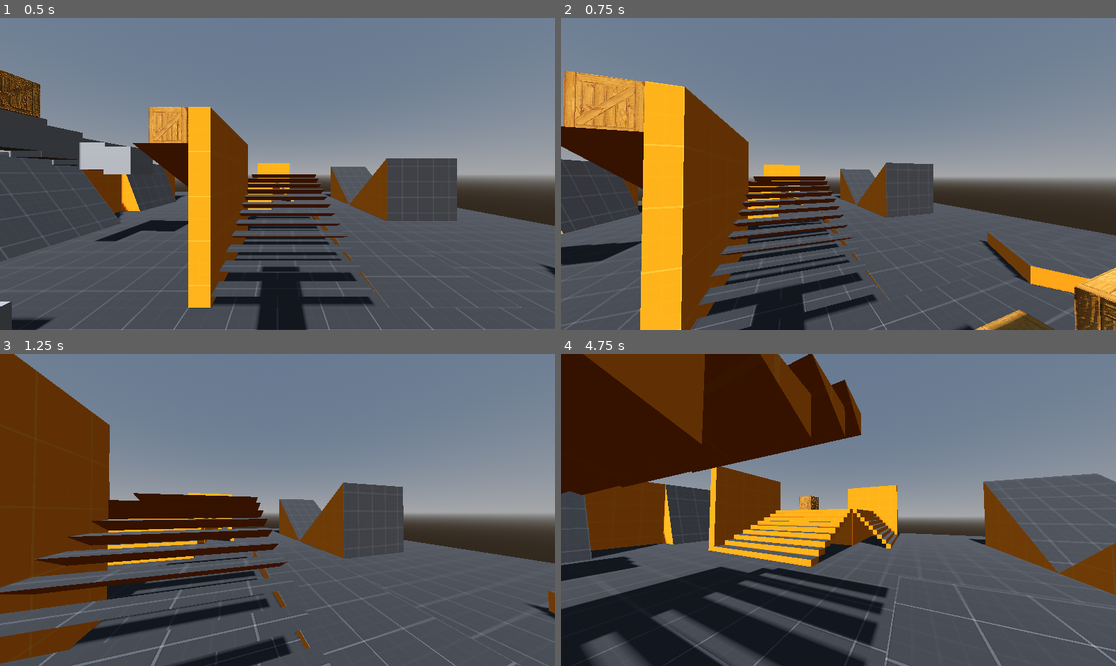
Above: before the commit, frames 1-4 (two rows, left to right).
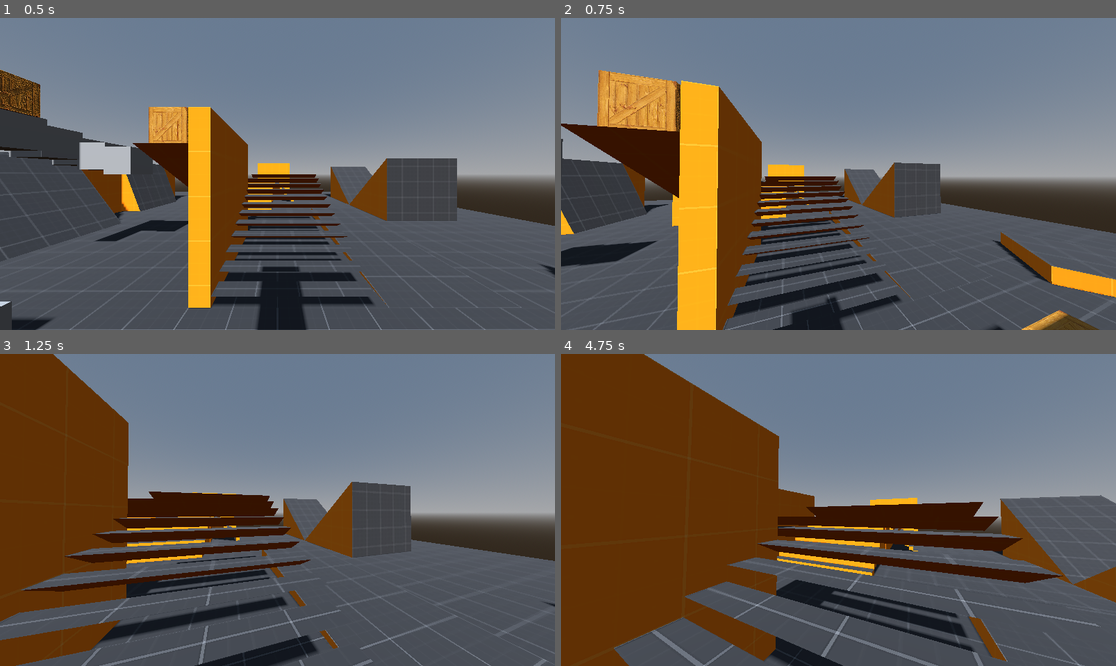
Above: after the commit, the same moments.

Repository: DinkeyKing/Improved-KCC
Game: Godot game, scene res://main.tscn
Same seed, same stepped clock (60 frames per second), same inputs: the game is played once before the commit and once after it.
Inputs (mouse positions are in pixels of both pictures, inside the frame that each line leads up to):
- Up to frame 1 (0.5 s): no input
- Up to frame 2 (0.75 s): move the mouse to (866, 174) at 0.52 s; hold W (up) from 0.53 s (still down)
- Up to frame 3 (1.25 s): keep holding W (up)
- Up to frame 4 (4.75 s): keep holding W (up); move the mouse to (810, 510) at 1.27 s; move the mouse to (849, 503) at 2.02 s; move the mouse to (832, 516) at 2.77 s; move the mouse to (877, 513) at 3.52 s; move the mouse to (794, 506) at 4.27 s

Frame 1 is identical in both runs. In frame 2, 25% of the frame differs, in the area x 0-100%, y 16-100%; in frame 3, 11%; in frame 4, 49%, in the area x 0-100%, y 0-100%.

Commit message:
add impulse velocity

Diff:
--- a/entities/moving_platform.gd
+++ b/entities/moving_platform.gd
@@ -11,5 +11,5 @@
 # FUNCTIONS #
 #############
 
-func _ready():
+func _ready() -> void :
 	animation_player.play("move")
--- a/entities/moving_platform.tscn
+++ b/entities/moving_platform.tscn
@@ -28,17 +28,17 @@
 [node name="MovingPlatform" type="Node3D"]
 script = ExtResource("1_538eu")
 
-[node name="AnimatableBody3D" type="AnimatableBody3D" parent="."]
+[node name="AnimatableBody" type="AnimatableBody3D" parent="."]
 physics_material_override = SubResource("PhysicsMaterial_1u6br")
 
-[node name="CollisionShape3D" type="CollisionShape3D" parent="AnimatableBody3D"]
+[node name="CollisionShape3D" type="CollisionShape3D" parent="AnimatableBody"]
 shape = SubResource("BoxShape3D_7gsxk")
 
-[node name="MeshInstance3D" type="MeshInstance3D" parent="AnimatableBody3D"]
+[node name="MeshInstance3D" type="MeshInstance3D" parent="AnimatableBody"]
 mesh = SubResource("BoxMesh_prw3n")
 
 [node name="AnimationPlayer" type="AnimationPlayer" parent="."]
-root_node = NodePath("../AnimatableBody3D")
+root_node = NodePath("../AnimatableBody")
 callback_mode_process = 0
 libraries = {
 "": SubResource("AnimationLibrary_lpq8m")
--- a/player/player.tscn
+++ b/player/player.tscn
@@ -4,8 +4,8 @@
 [ext_resource type="Script" path="res://player/camera_controller.gd" id="2_gif5g"]
 [ext_resource type="Script" path="res://utilities/input_buffer.gd" id="3_smg7c"]
 
-[sub_resource type="PhysicsMaterial" id="PhysicsMaterial_fek4t"]
-friction = 0.1
+[sub_resource type="PhysicsMaterial" id="PhysicsMaterial_dpn2c"]
+friction = 0.5
 
 [sub_resource type="CylinderShape3D" id="CylinderShape3D_1wfy3"]
 
@@ -13,9 +13,10 @@
 axis_lock_angular_x = true
 axis_lock_angular_y = true
 axis_lock_angular_z = true
-physics_material_override = SubResource("PhysicsMaterial_fek4t")
+physics_material_override = SubResource("PhysicsMaterial_dpn2c")
 gravity_scale = 0.0
 sleeping = true
+lock_rotation = true
 freeze_mode = 1
 script = ExtResource("1_bqq5i")
 
--- a/player/player_controller.gd
+++ b/player/player_controller.gd
@@ -50,9 +50,9 @@
 
 # Physics
 const PUSH_FACTOR : float = 0.5             # Default: 0.5
-const FRICTION_FACTOR : float = 13.0        # Default: 13.0
+const FRICTION_FACTOR : float = 15.0        # Default: 15.0
 const WEIGHT_FACTOR : float = 6.0           # Default: 6.0
-const IMPACT_FACTOR : float = 1.0           # Default: 1.0
+const IMPACT_FACTOR : float = 2.0           # Default: 2.0
 const JUMP_FACTOR : float = 2.0             # Default: 2.0
 
 
@@ -61,6 +61,7 @@
 #############
 
 var velocity := Vector3.ZERO
+var impulse_velocity := Vector3.ZERO
 var floor_impact_velocity := Vector3.ZERO
 var real_velocity := Vector3.ZERO
 var speed : float = 0.0
@@ -73,6 +74,7 @@
 
 var is_jumping : bool = false
 
+#var linear_velocity := Vector3.ZERO
 
 #############
 # FUNCTIONS #
@@ -91,15 +93,20 @@
 func set_initial_velocity(move_dir : Vector3, delta: float) -> void :
 	var lerp_speed : float = ground_lerp_speed
 
-	# Vertical velocity
 	if is_on_floor() :
 		lerp_speed = ground_lerp_speed
+
+		# Apply friction to impulse velocity
+		impulse_velocity.y = 0.0
+		impulse_velocity.x = lerpf(impulse_velocity.x, 0.0, delta * lerp_speed)
+		impulse_velocity.z = lerpf(impulse_velocity.z, 0.0, delta * lerp_speed)
 
 		if jump_input_buffer.is_input_just_pressed() :
 			velocity.y = jump_velocity_length  # Add jump
 			is_jumping = true
 
 			apply_jump_impulse_to_objects()
+
 		elif velocity.y <= 0.0 :  # On the floor, jump not pressed
 			is_jumping = false
 
@@ -109,9 +116,16 @@
 		if linear_velocity.y <= 0.0 :  # If the vertical dynamic velocity is consumed by gravity
 			velocity.y -= gravity * delta  # Add gravity to kinematic velocity
 
-	# Horizontal velocity
+	# Apply friction to horizontal velocity
 	velocity.x = lerpf(velocity.x, move_dir.x * speed, delta * lerp_speed)
 	velocity.z = lerpf(velocity.z, move_dir.z * speed, delta * lerp_speed)
+
+	# Move on top of rigid bodies
+	var col : KinematicCollision3D = get_collision_below()
+	if col and col.get_collider() is RigidBody3D :
+		var rigidbody := col.get_collider() as RigidBody3D
+		impulse_velocity.x = rigidbody.linear_velocity.x
+		impulse_velocity.z = rigidbody.linear_velocity.z
 
 
 func get_feet_position() -> Vector3 :
@@ -122,7 +136,7 @@
 
 
 func apply_kinematic_impulse(impulse : Vector3) -> void :
-	velocity += impulse / kin_mass
+	impulse_velocity += impulse / kin_mass
 
 
 func get_collision_below() -> KinematicCollision3D :
@@ -285,7 +299,7 @@
 
 	if not col or not col.get_collider() is AnimatableBody3D :
 		if platform_vel != Vector3.ZERO and add_velocity_on_leave :  # Just left platform
-			linear_velocity += platform_vel
+			impulse_velocity += platform_vel
 
 		prev_platform_pos = Vector3.ZERO
 		platform_vel = Vector3.ZERO
@@ -503,10 +517,14 @@
 	var platform_motion : Vector3 = get_platform_motion(delta)
 
 	# Do the 'move and slide'
+	var movement_motion : Vector3 = velocity * delta
+	var impulse_motion : Vector3 = impulse_velocity * delta
+
 	floor_impact_velocity = Vector3.ZERO
 	last_rigid_body_collision = null
 	slide_depth = 0
-	move_and_slide( (velocity * delta) + platform_motion)
+
+	move_and_slide( movement_motion + platform_motion + impulse_motion )
 
 	# The real velocity is the modified velocity.
 	real_velocity = velocity
@@ -520,19 +538,9 @@
 func _integrate_forces(state : PhysicsDirectBodyState3D) -> void :
 	if state.linear_velocity == Vector3.ZERO : return
 
-	# Move on top of rigid bodies
-	var col : KinematicCollision3D = get_collision_below()
-	if col and col.get_collider() is RigidBody3D :
-		var rigidbody := col.get_collider() as RigidBody3D
-		state.linear_velocity.x = rigidbody.linear_velocity.x
-		state.linear_velocity.z = rigidbody.linear_velocity.z
-
 	if is_on_floor() :
 		state.linear_velocity.y = 0.0
-
-		# Apply floor friction to dynamic velocity
-		if not col.get_collider() is RigidBody3D :
-			state.linear_velocity = state.linear_velocity.lerp(Vector3.ZERO, state.step * ground_lerp_speed)
+		state.linear_velocity = state.linear_velocity.lerp(Vector3.ZERO, state.step * ground_lerp_speed)
 
 	elif state.linear_velocity.y > 0.0 :
 		state.linear_velocity.y -= gravity * state.step  # Add gravity
